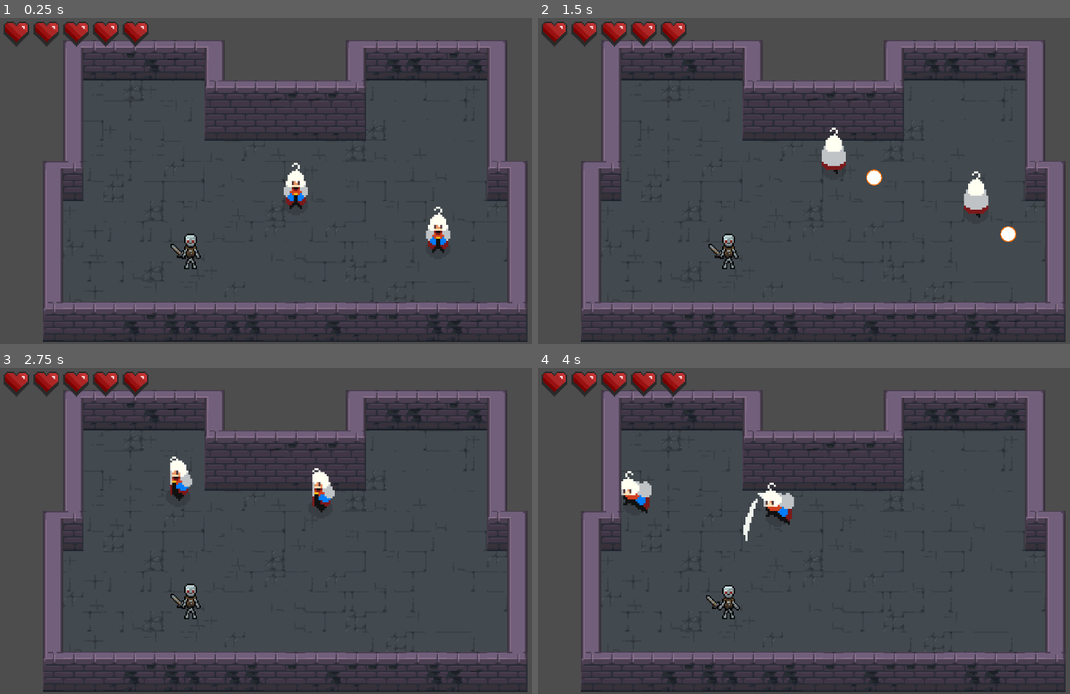
Above: before the commit, frames 1-4 (two rows, left to right).
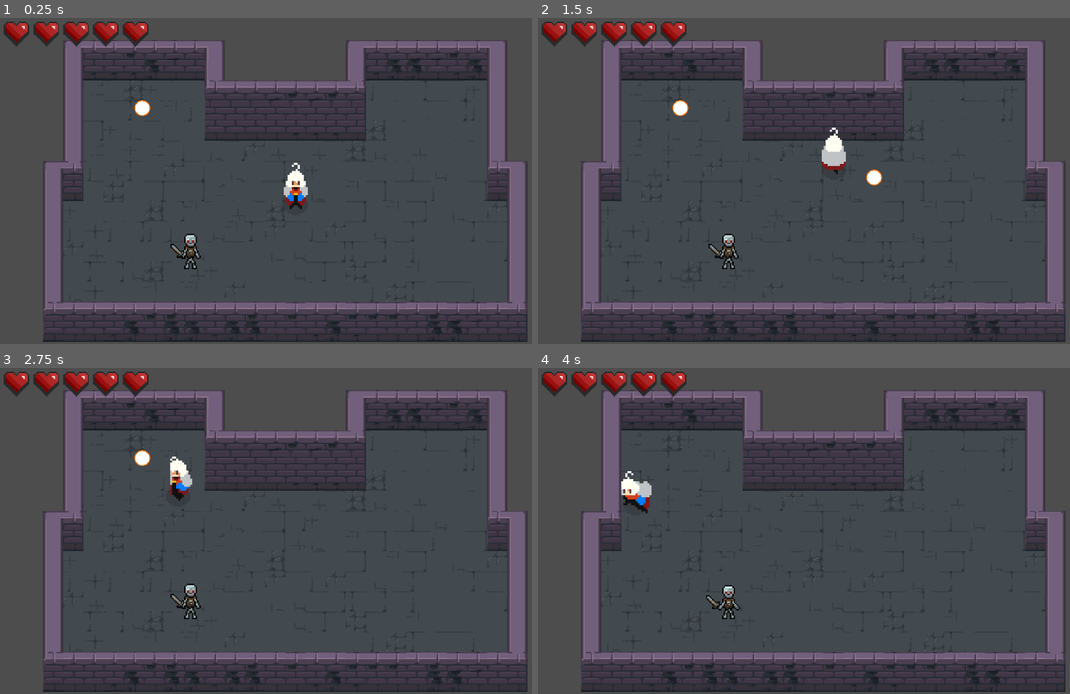
Above: after the commit, the same moments.

Repository: GuusOomen/Arcane-Dungeons-Trials-of-the-Elements
Game: Godot game, scene res://main.tscn
Same seed, same stepped clock (60 frames per second), same inputs: the game is played once before the commit and once after it.
Inputs (mouse positions are in pixels of both pictures, inside the frame that each line leads up to):
- Up to frame 1 (0.25 s): no input
- Up to frame 2 (1.5 s): move the mouse to (798, 246) at 0.52 s; hold W (up) from 0.53 s (still down); tap Space (attack) at 0.6 s; move the mouse to (1000, 229) at 1.27 s; click (1000, 229) at 1.35 s
- Up to frame 3 (2.75 s): move the mouse to (117, 482) at 2.02 s; release W (up) at 2.03 s; hold A (left) from 2.03 s (still down); tap Ctrl (dash) at 2.1 s
- Up to frame 4 (4 s): move the mouse to (857, 531) at 2.77 s; tap Shift (roll) at 2.85 s; move the mouse to (740, 449) at 3.52 s; release A (left) at 3.53 s; hold S (down) from 3.53 s (still down); tap Space (attack) at 3.6 s

The runs differ from the first frame. In frame 1, 0.5% of the frame differs, in the area x 25-85%, y 25-73%; in frame 2, 0.7%, in the area x 25-90%, y 25-69%; in frame 3, 0.5%; in frame 4, 0.6%.

Commit message:
new orb to change type added, Need to change the script

Diff:
--- a/Character_controls.gd
+++ b/Character_controls.gd
@@ -38,13 +38,15 @@
 @onready var animation_player = $AnimatedSprite2D
 
 func _ready() -> void:
+	var material = $AnimatedSprite2D.material
+	print(material.get_shader_parameter("color_light"))
 	var hearts_parent = $"../HUD/CanvasLayer/HBoxContainer"
 	for child in hearts_parent.get_children():
 		hearts_list.append(child)
 
-func get_input():
-	var input_direction := Input.get_vector("left", "right", "up", "down")
-	velocity = input_direction * SPEED
+#func get_input():
+	#var input_direction := Input.get_vector("left", "right", "up", "down")
+	#velocity = input_direction * SPEED
 
 func _physics_process(delta: float) -> void:
 	# Handle movement input in four directions
@@ -172,6 +174,10 @@
 	#if health == 0:
 		#dead()
 
+func change_type(type):
+
+	print(type)
+
 func update_heart_display_dmg():
 	for i in range(hearts_list.size()):
 		if i == health:
--- a/main.tscn
+++ b/main.tscn
@@ -1,10 +1,11 @@
-[gd_scene load_steps=6 format=3 uid="uid://br858p83p1f5r"]
+[gd_scene load_steps=7 format=3 uid="uid://br858p83p1f5r"]
 
 [ext_resource type="Texture2D" uid="uid://1h5o2rgunp8x" path="res://roguelike_dungeon_2_by_isohei_d9gb2jj-fullview.jpg" id="1_1ifyt"]
 [ext_resource type="PackedScene" uid="uid://cokr0nbhhpsng" path="res://Main_character.tscn" id="2_pqbwu"]
 [ext_resource type="PackedScene" uid="uid://ip246espjksp" path="res://rooms/Room1.tscn" id="3_w78d1"]
 [ext_resource type="PackedScene" uid="uid://bqphqqsbp1btx" path="res://Skeleton.tscn" id="4_ot48j"]
-[ext_resource type="PackedScene" path="res://hud.tscn" id="5_slawn"]
+[ext_resource type="PackedScene" uid="uid://b22wmlu7rrtem" path="res://hud.tscn" id="5_slawn"]
+[ext_resource type="PackedScene" uid="uid://d0ybc5t7vr58y" path="res://orb.tscn" id="6_8kdbm"]
 
 [node name="Node" type="Node"]
 
@@ -15,20 +16,20 @@
 offset_bottom = 647.0
 texture = ExtResource("1_1ifyt")
 
-[node name="Player" parent="." instance=ExtResource("2_pqbwu")]
-position = Vector2(586, 328)
-scale = Vector2(4, 4)
-
-[node name="Player2" parent="." instance=ExtResource("2_pqbwu")]
-position = Vector2(868, 415)
-scale = Vector2(4, 4)
-
 [node name="Room1" parent="." instance=ExtResource("3_w78d1")]
 position = Vector2(565, 444)
 scale = Vector2(2.5, 2.5)
+
+[node name="Orb" parent="." instance=ExtResource("6_8kdbm")]
+position = Vector2(282, 179)
+type = "fire"
 
 [node name="Skeleton" parent="." instance=ExtResource("4_ot48j")]
 position = Vector2(378, 457)
 scale = Vector2(2.5, 2.5)
 
+[node name="Player" parent="." instance=ExtResource("2_pqbwu")]
+position = Vector2(586, 328)
+scale = Vector2(4, 4)
+
 [node name="HUD" parent="." instance=ExtResource("5_slawn")]
--- /dev/null
+++ b/orb.gd
@@ -0,0 +1,17 @@
+extends Area2D
+
+@export var cast_group: StringName = "Player"
+@export var type : String
+
+func _on_ready() -> void:
+	#CHange the color of the orb here
+	return
+
+func destroy() -> void:
+	call_deferred("queue_free")
+
+func _on_area_entered(area: Area2D) -> void:
+	var parent := area.get_parent()
+	if parent.has_method("change_type"):
+		parent.change_type(type)
+	destroy()
--- /dev/null
+++ b/orb.tscn
@@ -0,0 +1,19 @@
+[gd_scene load_steps=4 format=3 uid="uid://d0ybc5t7vr58y"]
+
+[ext_resource type="Script" path="res://orb.gd" id="1_bcuaq"]
+[ext_resource type="Texture2D" uid="uid://dpah4kwbso8ya" path="res://main_character/fire_ball.png" id="1_pv8wr"]
+
+[sub_resource type="CircleShape2D" id="CircleShape2D_tskvm"]
+radius = 16.0312
+
+[node name="Orb" type="Area2D"]
+script = ExtResource("1_bcuaq")
+
+[node name="Sprite2D" type="Sprite2D" parent="."]
+scale = Vector2(0.75, 0.75)
+texture = ExtResource("1_pv8wr")
+
+[node name="CollisionShape2D" type="CollisionShape2D" parent="."]
+shape = SubResource("CircleShape2D_tskvm")
+
+[connection signal="area_entered" from="." to="." method="_on_area_entered"]
--- a/projectile.tscn
+++ b/projectile.tscn
@@ -23,11 +23,13 @@
 texture = ExtResource("2_glqny")
 
 [node name="CollisionShape2D" type="CollisionShape2D" parent="."]
+visible = false
 position = Vector2(0, 15)
 rotation = 1.5708
 shape = SubResource("CapsuleShape2D_yh2m3")
 
 [node name="WallHider" type="Area2D" parent="."]
+visible = false
 script = ExtResource("3_pqlyo")
 
 [node name="CollisionShape2D" type="CollisionShape2D" parent="WallHider"]
@@ -35,6 +37,7 @@
 shape = SubResource("CircleShape2D_0ugwy")
 
 [node name="Damagebox" type="Area2D" parent="."]
+visible = false
 
 [node name="CollisionShape2D" type="CollisionShape2D" parent="Damagebox"]
 shape = SubResource("CircleShape2D_cu7uf")
